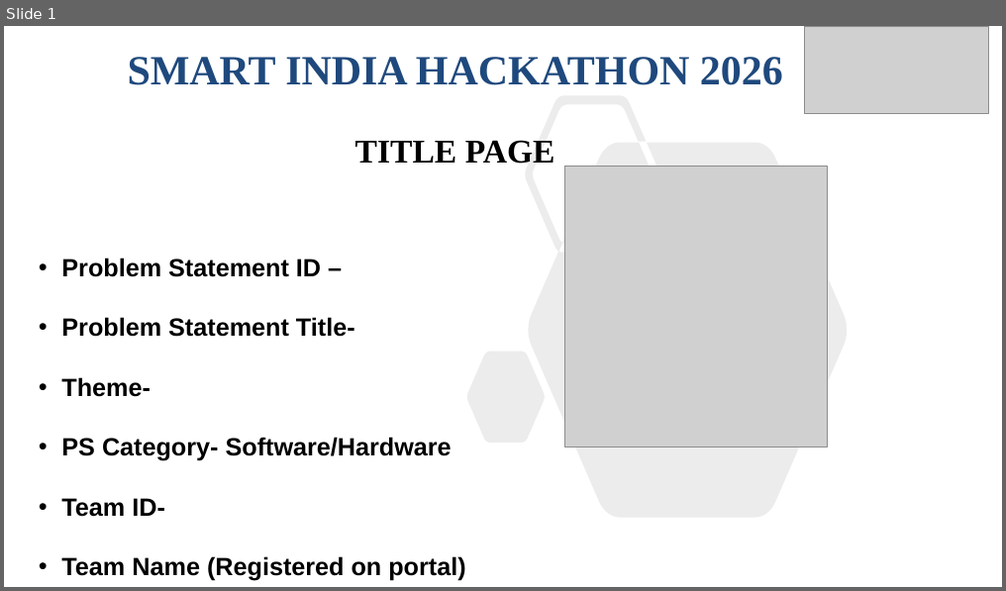
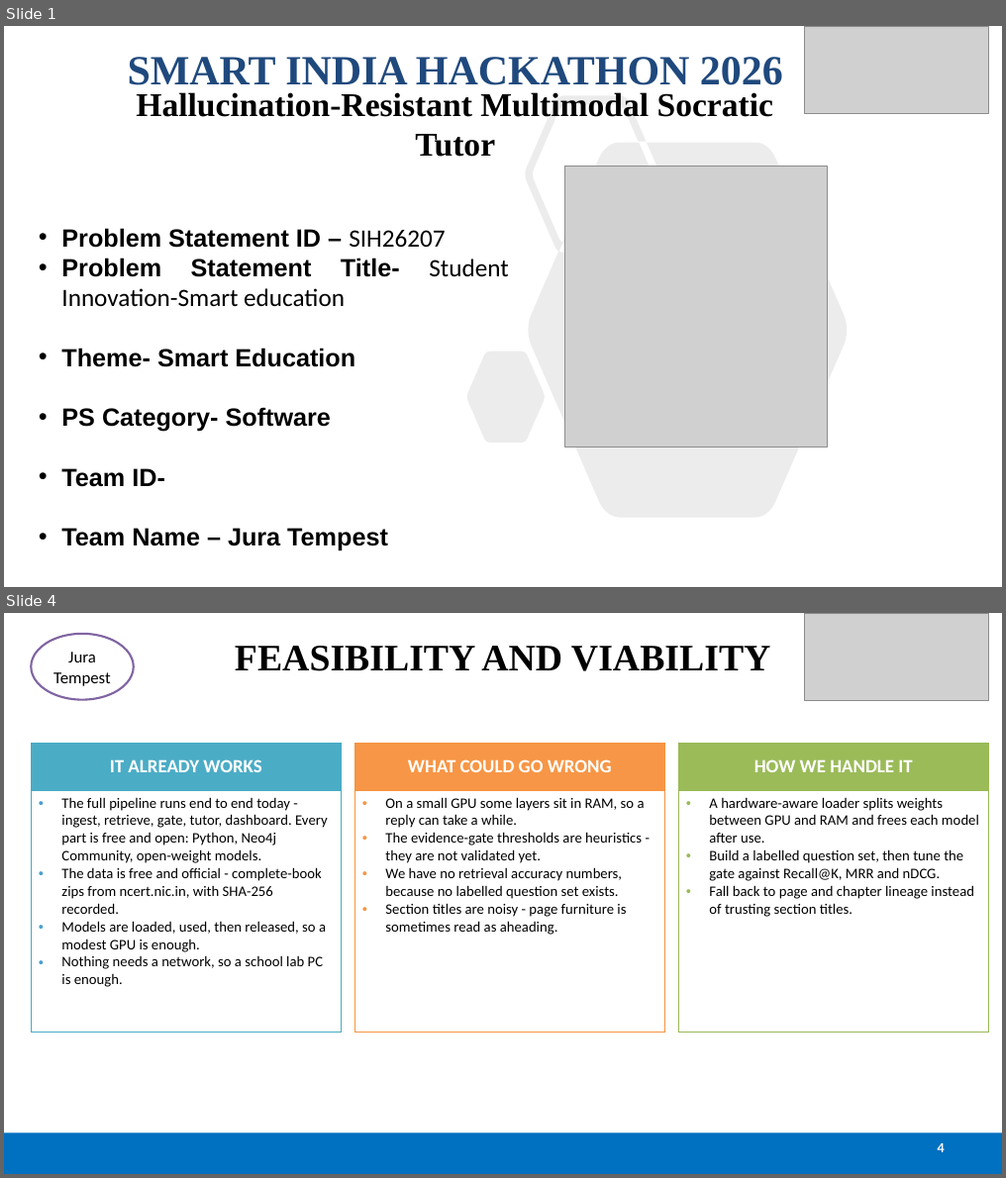
Before and after one commit to Nnik345/sih-stem-rag, a slide deck: SIH2026 PPT.pptx. Shown one above the other, each under a label of ours: slide 1 before the commit, slides 1 and 4 after it; the slides between them are not shown. The pictures are 1006x591 and 1006x1178 pixels, drawn with LibreOffice and Linux fonts; fonts in the diff are those of the drawing; grey boxes stand for pictures. Boxes give left, top, right and bottom in pixels: in the first picture for what was removed or moved away, otherwise in the second. Text is boxed around its words. In the diff, an @@ line names an element or a change of style, - is before the commit and + after.

```diff
--- a/SIH2026 PPT.pptx
+++ b/SIH2026 PPT.pptx
@@ slide 4 added at [4, 613, 1002, 1174], background #FFFFFF @@
@@ ellipse added at [31, 634, 134, 700], fill #FFFFFF, outline #8064A2 2 pt, 16 pt, text #000000 @@
+Jura Tempest
@@ picture added at [805, 613, 989, 700] @@
@@ title added at [235, 646, 771, 671], 36 pt, text #000000, bold @@
+FEASIBILITY AND VIABILITY
@@ table added at [31, 744, 341, 1033], 2 rows, 1 columns @@
+IT ALREADY WORKS
+The full pipeline runs end to end today - ingest, retrieve, gate, tutor, dashboard. Every part is free and open: Python, Neo4j Community, open-weight models. / The data is free and official - complete-book zips from ncert.nic.in, with SHA-256 recorded. / Models are loaded, used, then released, so a modest GPU is enough. / Nothing needs a network, so a school lab PC is enough.
@@ table added at [355, 744, 665, 1033], 2 rows, 1 columns @@
+WHAT COULD GO WRONG
+On a small GPU some layers sit in RAM, so a reply can take a while. / The evidence-gate thresholds are heuristics - they are not validated yet. / We have no retrieval accuracy numbers, because no labelled question set exists. / Section titles are noisy - page furniture is sometimes read as aheading.
@@ table added at [678, 744, 988, 1033], 2 rows, 1 columns @@
+HOW WE HANDLE IT
+A hardware-aware loader splits weights between GPU and RAM and frees each model after use. / Build a labelled question set, then tune the gate against Recall@K, MRR and nDCG. / Fall back to page and chapter lineage instead of trusting section titles.
@@ rectangle added at [4, 1134, 1002, 1174], fill #0070C0 @@
@@ page number added at [938, 1144, 944, 1153], 12 pt, text #FFFFFF, bold @@
+4
@@ slide 1 changed as well @@
@@ subtitle at [136, 92, 774, 157]: text changed @@
-TITLE PAGE
+Hallucination-Resistant Multimodal Socratic Tutor
@@ text at [61, 228, 508, 432]: text changed @@
-• Problem Statement ID –
-• Problem Statement Title-
-• Theme-
-• PS Category- Software/Hardware
+• Problem Statement ID – SIH26207
+• Problem Statement Title- Student Innovation-Smart education
+• Theme- Smart Education
+• PS Category- Software
@@ text at [61, 528, 388, 552]: text changed @@
-• Team Name (Registered on portal)
+• Team Name – Jura Tempest
```
Also in this commit, not shown: 2 other slides changed, 2 other slides added, 4 slides removed.
